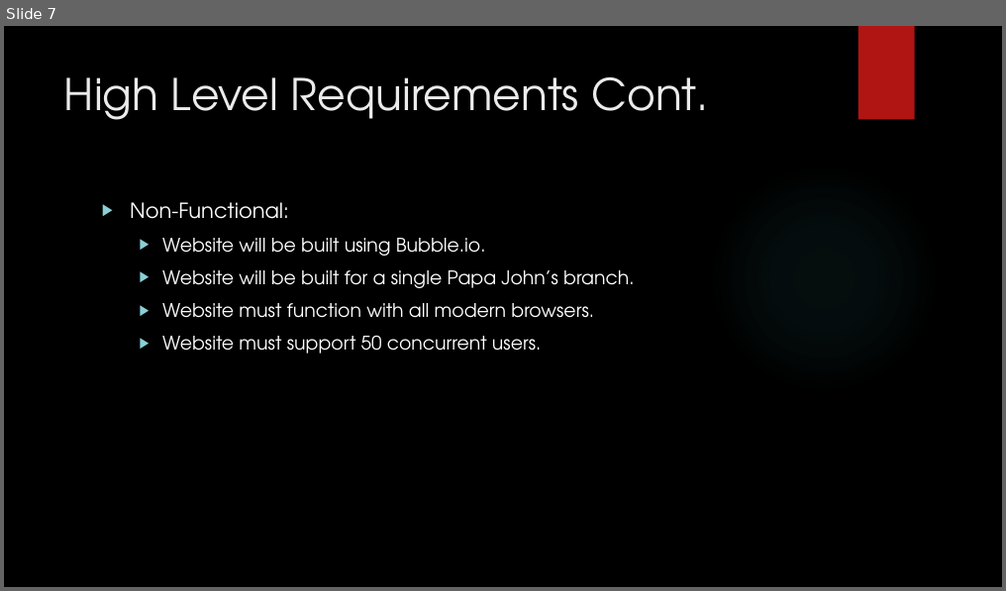
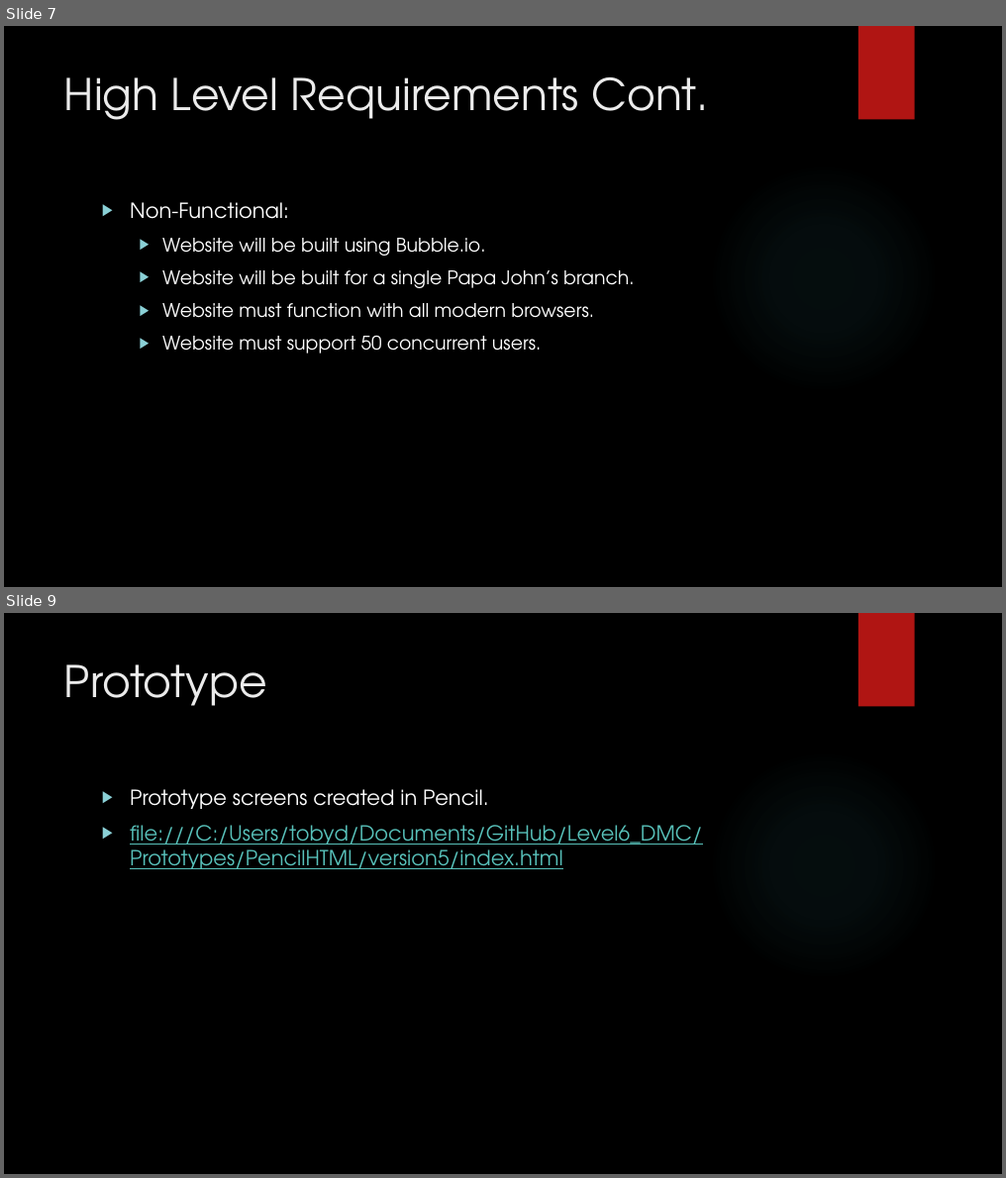
Before and after one commit to Aespeers/Level6_DMC, a slide deck: Documents/Papa John’s Rota System.pptx. Shown one above the other, each under a label of ours: slide 7 before the commit, slides 7 and 9 after it; the slides between them are not shown. The pictures are 1006x591 and 1006x1178 pixels, drawn with LibreOffice and Linux fonts; fonts in the diff are those of the drawing; background and template pictures are left out. Boxes give left, top, right and bottom in pixels: in the first picture for what was removed or moved away, otherwise in the second. Text is boxed around its words. In the diff, an @@ line names an element or a change of style, - is before the commit and + after.

```diff
--- a/Documents/Papa John’s Rota System.pptx
+++ b/Documents/Papa John’s Rota System.pptx
@@ slide 9 added at box(4, 613, 1002, 1174), background picture (left out); not listed: 2 template elements that a slide beside it also shows @@
@@ title added at box(64, 664, 267, 706), 42 pt, text #EBEBEB @@
+Prototype
@@ text added at box(130, 789, 703, 869), 20 pt, text #58C1BA, underline @@
+▶ Prototype screens created in Pencil.
+▶ file:///C:/Users/tobyd/Documents/GitHub/Level6_DMC/Prototypes/PencilHTML/version5/index.html
```
Also in this commit, not shown: 4 slides changed, 2 other slides added.
